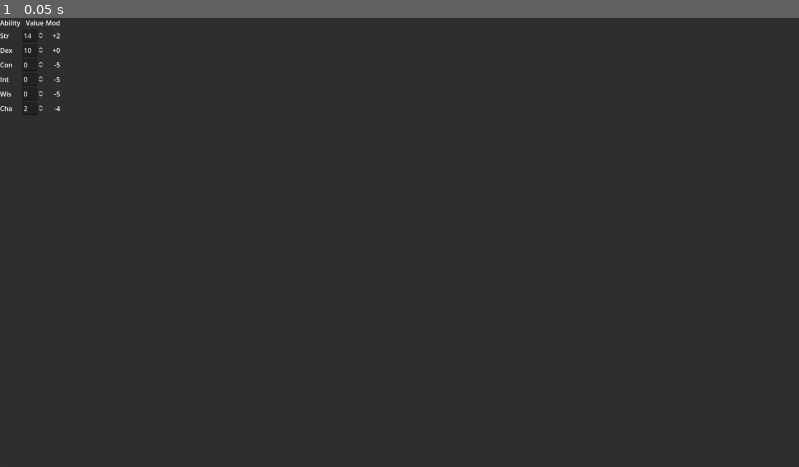
Above: before the commit, frame 1.
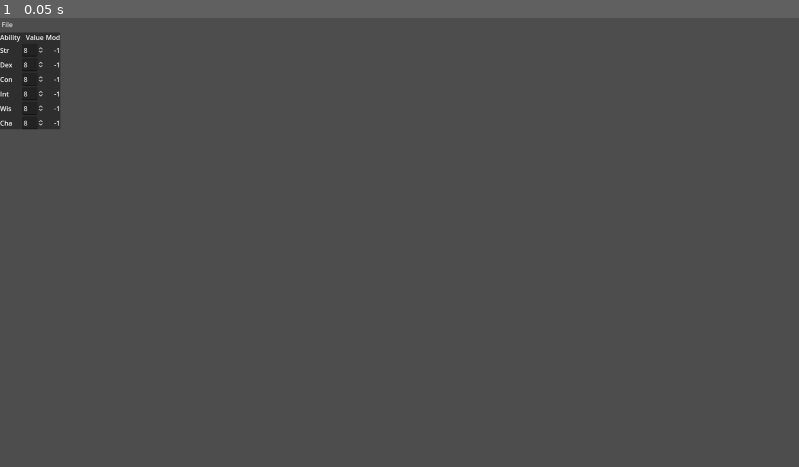
Above: after the commit, the same moment.

Repository: Nugoo/character-sheet
Game: Godot game, scene res://character_sheet.tscn
The game is run twice, just before and just after one commit, with the same random seed, the same clock (stepped at 60 frames per second) and the same inputs.
Inputs:
- Up to frame 1 (0.05 s): no input

The runs differ from the first frame. In frame 1, 98% of the frame differs, in the area x 0-100%, y 0-100%.

Commit message:
closes #4

Diff:
--- a/Character.gd
+++ /dev/null
@@ -1,17 +0,0 @@
-extends Node
-
-@export var Str : int
-@export var Dex : int
-@export var Con : int
-@export var Int : int
-@export var Wis : int
-@export var Cha : int
-
-# Called when the node enters the scene tree for the first time.
-func _ready():
-	pass # Replace with function body.
-
-
-# Called every frame. 'delta' is the elapsed time since the previous frame.
-func _process(delta):
-	pass
--- /dev/null
+++ b/File.gd
@@ -0,0 +1,14 @@
+extends PopupMenu
+
+
+func _on_index_pressed(index : int) -> void:
+	var itemText = get_item_text(index)
+
+	match itemText:
+		"Open...":
+			$/root/CharacterSheet.file_open()
+		"Save":
+			#$/root/CharacterSheet.fileSave()
+			pass
+		"Save As...":
+			$/root/CharacterSheet.file_save_as()
--- a/AbilitiesContainer.gd
+++ b/abilities_container.gd
@@ -1,35 +1,30 @@
 extends GridContainer
 
-@export var abilityScene : PackedScene
+# Called when the node enters the scene tree for the first time.
+func _ready() -> void:
+	add_to_group("character_view")
+	add_labels()
 
-@onready var character = $"../../Character"
+	for ability in get_character_data().get_abilities():
+		add_ability(ability)
 
-var abilityNames = ["Str", "Dex", "Con", "Int", "Wis", "Cha"]
+func get_character_data() -> CharacterData:
+	return $"/root/CharacterSheet".data
 
-# Called when the node enters the scene tree for the first time.
-func _ready():
-	addLabels()
+func refresh() -> void:
+	for ability in get_character_data().get_abilities():
+		refresh_ability(ability)
 
-	for abilityName in abilityNames:
-		var abilityValue = character.get(abilityName)
-		addAbility(abilityName, abilityValue)
+func refresh_ability(ability : Ability) -> void:
+	var valueSpinBox = get_node("valueSpinBox" + ability.name)
+	valueSpinBox.set_value_no_signal(ability.value)
 
-# Called every frame. 'delta' is the elapsed time since the previous frame.
-func _process(delta):
-	pass
-
-func refresh():
-	for abilityName in abilityNames:
-		var abilityValue = character.get(abilityName)
-		refreshAbility(abilityName, abilityValue)
-
-func refreshAbility(name : String, value : int):
-	var modLabel = get_node("modLabel" + name)
-	modLabel.text = name
-	var modValue = floor(value / 2) - 5
+	var modLabel = get_node("modLabel" + ability.name)
+	modLabel.text = ability.name
+	var modValue = floor(ability.value / 2) - 5
 	modLabel.text = "%+d" % modValue
 
-func addLabels():
+func add_labels() -> void:
 	var abilityLabel = Label.new()
 	abilityLabel.text = "Ability"
 	abilityLabel.horizontal_alignment = HORIZONTAL_ALIGNMENT_RIGHT
@@ -45,26 +40,26 @@
 	modLabel.horizontal_alignment = HORIZONTAL_ALIGNMENT_RIGHT
 	add_child(modLabel)
 
-func addAbility(name : String, value : int):
+func add_ability(ability : Ability) -> void:
 	var nameLabel = Label.new()
-	nameLabel.text = name
+	nameLabel.text = ability.name
 	add_child(nameLabel)
 
 	var on_spinbox_value_changed = func _on_spinbox_value_changed(value : float):
-		character.set(name, int(value))
+		get_character_data().get(ability.name).value = value
 		$/root/CharacterSheet.refresh()
 
 	var valueSpinBox = SpinBox.new()
+	valueSpinBox.name = "valueSpinBox" + ability.name
 	valueSpinBox.rounded = true
 	valueSpinBox.theme = theme
 	valueSpinBox.max_value = 99
-	valueSpinBox.value = value
 	valueSpinBox.value_changed.connect(on_spinbox_value_changed)
 	add_child(valueSpinBox)
 
 	var modLabel = Label.new()
-	modLabel.name = "modLabel" + name
+	modLabel.name = "modLabel" + ability.name
 	modLabel.horizontal_alignment = HORIZONTAL_ALIGNMENT_RIGHT
 	add_child(modLabel)
 
-	refreshAbility(name, value)
+	refresh_ability(ability)
--- /dev/null
+++ b/ability.gd
@@ -0,0 +1,9 @@
+class_name Ability
+extends Resource
+
+var name : String
+var value : int
+
+func _init(_name : String, _value : int):
+	name = _name
+	value = _value
--- /dev/null
+++ b/character_data.gd
@@ -0,0 +1,13 @@
+@tool
+class_name CharacterData
+extends Resource
+
+@export var Str : Ability = Ability.new("Str", 8)
+@export var Dex : Ability = Ability.new("Dex", 8)
+@export var Con : Ability = Ability.new("Con", 8)
+@export var Int : Ability = Ability.new("Int", 8)
+@export var Wis : Ability = Ability.new("Wis", 8)
+@export var Cha : Ability = Ability.new("Cha", 8)
+
+func get_abilities() -> Array[Ability]:
+	return [Str, Dex, Con, Int, Wis, Cha]
--- /dev/null
+++ b/character_data_loader.gd
@@ -0,0 +1,39 @@
+class_name CharacterDataLoader
+extends ResourceFormatLoader
+
+func _get_recognized_extensions() -> PackedStringArray:
+	return PackedStringArray(["char"])
+
+func _get_resource_script_class(path : String) -> String:
+	return "CharacterData"
+
+func _get_resource_type(path : String) -> String:
+	return "Resource"
+
+func _handles_type(type: StringName) -> bool:
+	return ClassDB.is_parent_class(type, "Resource")
+
+func _load(path : String, original_path : String, use_sub_threads : bool, cache_mode : int) -> Variant:
+	var file : FileAccess = FileAccess.open(path, FileAccess.READ)
+	if file == null:
+		return FileAccess.get_open_error()
+
+	var character_data : CharacterData = CharacterData.new()
+
+	var toc : PackedStringArray = file.get_csv_line()
+	for i : int in toc.size() / 2:
+		var section_name : String = toc[i*2]
+		var section_size : int = int(toc[i*2 + 1])
+		var section_buf : PackedByteArray = file.get_buffer(section_size)
+
+		match section_name:
+			"abilities":
+				load_abilities(section_buf, character_data)
+
+	return character_data
+
+func load_abilities(buf : PackedByteArray, character_data : CharacterData) -> void:
+	var ability_index : int = 0
+	for ability : Ability in character_data.get_abilities():
+		ability.value = buf.decode_u8(ability_index)
+		ability_index += 1
--- /dev/null
+++ b/character_data_saver.gd
@@ -0,0 +1,40 @@
+class_name CharacterDataSaver
+extends ResourceFormatSaver
+
+func _get_recognized_extensions(resource : Resource) -> PackedStringArray:
+	return PackedStringArray(["char"])
+
+func _recognize(resource : Resource) -> bool:
+	return resource is CharacterData
+
+func _save(resource : Resource, path : String, flags : int):
+	if not(resource is CharacterData):
+		return ERR_INVALID_DATA
+
+	var character_data : CharacterData = resource as CharacterData
+
+	var ability_buf : PackedByteArray = save_abilities(character_data)
+	var ability_size : int = len(ability_buf)
+
+	# Save file is prefixed with a csv line, of the format:
+	# "<section-1-name>,<section-1-size>,<section-2-name>,<section-2-size>,..."
+	var toc : PackedStringArray = PackedStringArray()
+	toc.push_back("abilities")
+	toc.push_back(str(ability_size))
+
+	# Save to file
+	var file : FileAccess = FileAccess.open(path, FileAccess.WRITE)
+	file.store_csv_line(toc)
+	file.store_buffer(ability_buf)
+
+func save_abilities(character_data : CharacterData) -> PackedByteArray:
+	var ability_buf : PackedByteArray = PackedByteArray()
+	var abilities : Array[Ability] = character_data.get_abilities()
+	ability_buf.resize(abilities.size())
+
+	var ability_index : int = 0
+	for ability in abilities:
+		ability_buf.encode_u8(ability_index, ability.value)
+		ability_index += 1
+
+	return ability_buf
--- a/character_sheet.gd
+++ b/character_sheet.gd
@@ -1,12 +1,36 @@
 extends Control
 
-# Called when the node enters the scene tree for the first time.
-func _ready():
-	pass
+@export var data : CharacterData = CharacterData.new()
 
-# Called every frame. 'delta' is the elapsed time since the previous frame.
-func _process(delta):
-	pass
+func _on_open_file_dialog_file_selected(path : String) -> void:
+	open(path)
 
-func refresh():
-	$PanelContainer/AbilitiesContainer.refresh()
+func _on_save_file_dialog_file_selected(path : String) -> void:
+	save(path)
+
+func file_open() -> void:
+	$OpenFileDialog.popup()
+
+func file_save_as() -> void:
+	$SaveFileDialog.popup()
+
+func open(path : String) -> void:
+	print("Opening "+path)
+	data = load(path)
+	print(str(data.Str))
+	refresh()
+
+func save(path : String) -> void:
+	if path.get_extension() != "char":
+		path += ".char"
+
+	print("Saving to "+path)
+	var err = ResourceSaver.save(data, path)
+	if err != OK:
+		printerr("Failed to save: ", error_string(err))
+
+func _draw() -> void:
+	print("Drawing root")
+
+func refresh() -> void:
+	get_tree().call_group("character_view", "refresh")
--- a/character_sheet.tscn
+++ b/character_sheet.tscn
@@ -1,34 +1,61 @@
 [gd_scene load_steps=5 format=3 uid="uid://bsty3aubtj0mp"]
 
 [ext_resource type="Script" path="res://character_sheet.gd" id="1_4d8gd"]
-[ext_resource type="Script" path="res://Character.gd" id="1_heg4g"]
-[ext_resource type="Script" path="res://AbilitiesContainer.gd" id="5_b2swr"]
+[ext_resource type="Script" path="res://File.gd" id="2_44cnw"]
+[ext_resource type="Script" path="res://abilities_container.gd" id="5_b2swr"]
 
 [sub_resource type="Theme" id="Theme_xhuxv"]
 LineEdit/constants/minimum_character_width = 2
 
 [node name="CharacterSheet" type="Control"]
 layout_mode = 3
-anchors_preset = 15
-anchor_right = 1.0
-anchor_bottom = 1.0
-grow_horizontal = 2
-grow_vertical = 2
+anchors_preset = 0
 script = ExtResource("1_4d8gd")
 
-[node name="Character" type="Node" parent="."]
-script = ExtResource("1_heg4g")
-Str = 14
-Dex = 10
-Cha = 2
+[node name="VBoxContainer" type="VBoxContainer" parent="."]
+layout_mode = 0
+offset_right = 40.0
+offset_bottom = 40.0
 
-[node name="PanelContainer" type="PanelContainer" parent="."]
-layout_mode = 0
-offset_right = 1920.0
-offset_bottom = 1080.0
+[node name="MenuBar" type="MenuBar" parent="VBoxContainer"]
+layout_mode = 2
+flat = true
 
-[node name="AbilitiesContainer" type="GridContainer" parent="PanelContainer"]
+[node name="File" type="PopupMenu" parent="VBoxContainer/MenuBar"]
+item_count = 3
+item_0/text = "Open..."
+item_0/id = 0
+item_1/text = "Save"
+item_1/id = 1
+item_2/text = "Save As..."
+item_2/id = 2
+script = ExtResource("2_44cnw")
+
+[node name="PanelContainer" type="PanelContainer" parent="VBoxContainer"]
+layout_mode = 2
+
+[node name="AbilitiesContainer" type="GridContainer" parent="VBoxContainer/PanelContainer"]
 layout_mode = 2
 theme = SubResource("Theme_xhuxv")
 columns = 3
 script = ExtResource("5_b2swr")
+
+[node name="OpenFileDialog" type="FileDialog" parent="."]
+title = "Open a File"
+size = Vector2i(392, 159)
+ok_button_text = "Open"
+file_mode = 0
+access = 2
+filters = PackedStringArray("*.char ; Character files")
+use_native_dialog = true
+
+[node name="SaveFileDialog" type="FileDialog" parent="."]
+title = "Save character"
+ok_button_text = "Save"
+access = 2
+filters = PackedStringArray("*.char ; Character files")
+use_native_dialog = true
+
+[connection signal="index_pressed" from="VBoxContainer/MenuBar/File" to="VBoxContainer/MenuBar/File" method="_on_index_pressed"]
+[connection signal="file_selected" from="OpenFileDialog" to="." method="_on_open_file_dialog_file_selected"]
+[connection signal="file_selected" from="SaveFileDialog" to="." method="_on_save_file_dialog_file_selected"]
Not shown, changed: .gitignore
